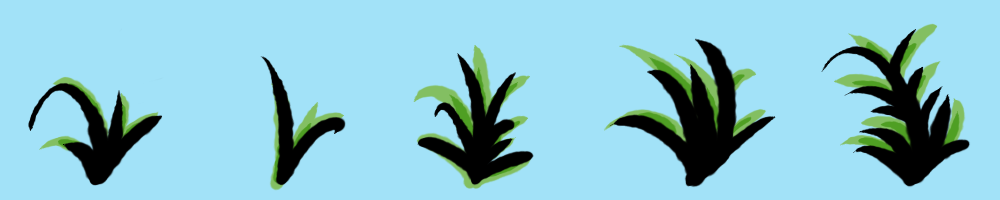
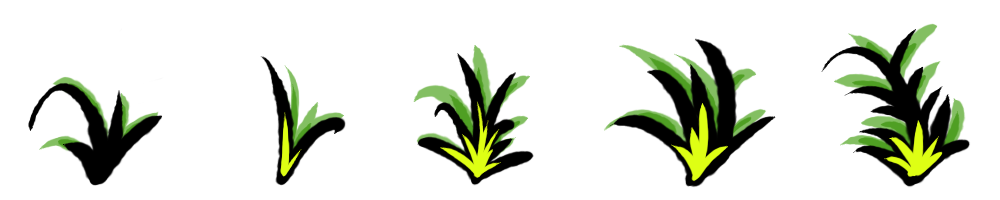
Layered file, before and after one edit (1000 × 200). Changes by layer:
added layer "yeller" above "grass" over [280, 101, 943, 182]
painted on "grass3" over [272, 84, 524, 184]
painted on "grass2" over [269, 65, 533, 191]
hid "Background" over [0, 0, 1000, 200]
